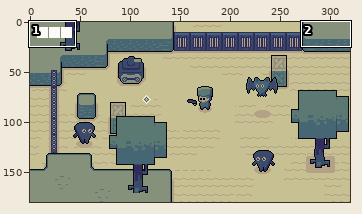
Two versions of one pixel-art file, assets/sprites/global.aseprite. Above: a wide view before the commit, with the close-up outlined.
Close-up. Before the commit:
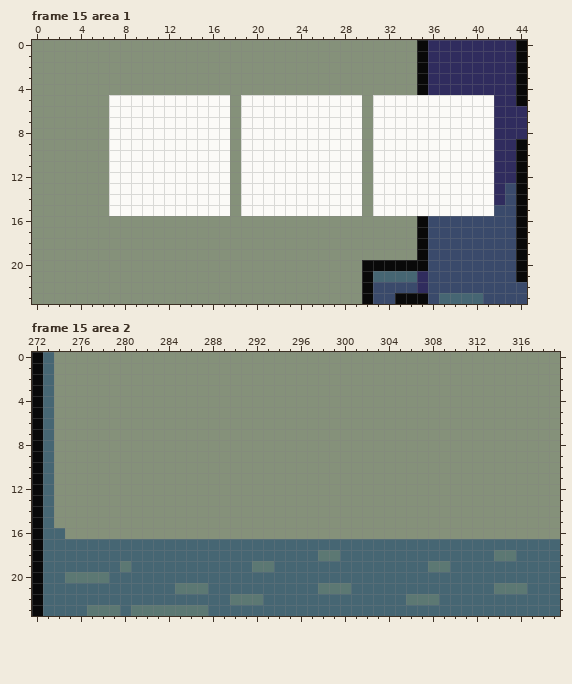
320x180 pixels, 15 frames. Shown: frame 15 area 1: x 0..44, y 0..23; frame 15 area 2: x 272..319, y 0..23. The commit also changed other frames or places, which this record leaves out.
The same view after the edit:
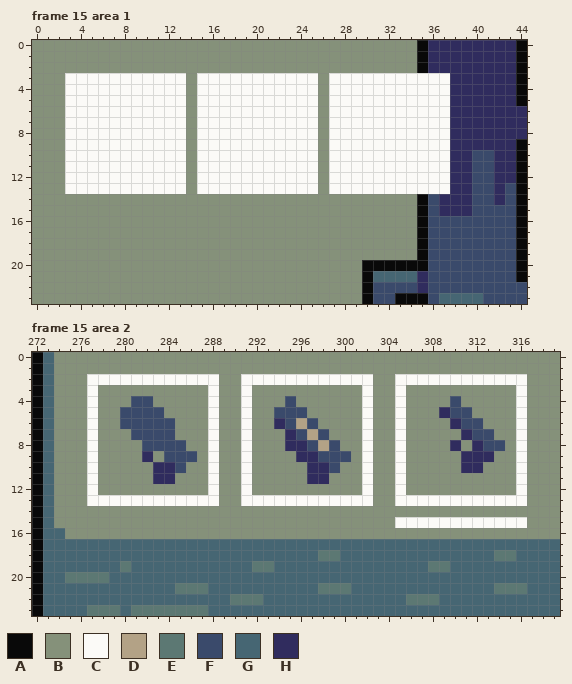
Palette (. is transparent): A #090909  B #85917a  C #fbfaf7  D #b3a286  E #5c7873  F #3a4a6b  G #466673  H #302c5e
The exact change:
Frame 15 area 1, layer "ui":
Colour A replaces colour C in rows 14 to 15 at x 35.
Colour B replaces colour C in rows 5 to 13 at x 14 and 26; in rows 14 to 15 at x 7 to 17, 19 to 29 and 31 to 34.
Colour C replaces colour A in rows 3 to 4 at x 35.
Colour C replaces colour B in rows 3 to 4 at x 3 to 13, 15 to 25 and 27 to 34; in rows 5 to 13 at x 3 to 6, 18 and 30.
Colour C replaces colour H in rows 3 to 4 at x 36 to 37.
Colour F replaces colour C in rows 10 to 13 at x 40 to 41; in rows 14 to 15 at x 36 and 40 to 41.
Colour H replaces colour C in rows 5 to 9 at x 38 to 41; in rows 10 to 13 at x 38 to 39; in rows 14 to 15 at x 37 to 39.
Frame 15 area 2, layer "ui":
Colour C replaces colour B in row 2 at x 277 to 288, 291 to 302 and 305 to 316; in rows 3 to 12 at x 277, 288, 291, 302, 305 and 316; in row 13 at x 277 to 288, 291 to 302 and 305 to 316; in row 15 at x 305 to 316.
Colour D replaces colour B in row 6 at x 296; in row 7 at x 297; in row 8 at x 298.
Colour F replaces colour B in row 4 at x 281 to 282, 295 and 310; in row 5 at x 280 to 283, 294 to 296 and 310 to 311; in row 6 at x 280 to 284, 295, 297 and 311 to 312; in row 7 at x 281 to 284, 296, 298 and 312 to 313; in row 8 at x 282 to 285, 297, 299 and 313 to 314; in row 9 at x 284 to 286 and 298 to 300.
Colour F replaces colour B in row 10 at x 285 and 299.
Colour H replaces colour B in row 5 at x 309; in row 6 at x 294 and 310; in row 7 at x 295 and 311; in row 8 at x 295 to 296, 310 and 312; in row 9 at x 282, 296 to 297 and 311 to 313; in row 10 at x 283 to 284, 297 to 298 and 311 to 312.
Colour H replaces colour B in row 11 at x 283 to 284 and 297 to 298.
Where, in picture pixels (left, top, right, bottom), the same in both close-ups:
changed: (65, 73, 494, 216)
changed: (87, 374, 527, 528)
